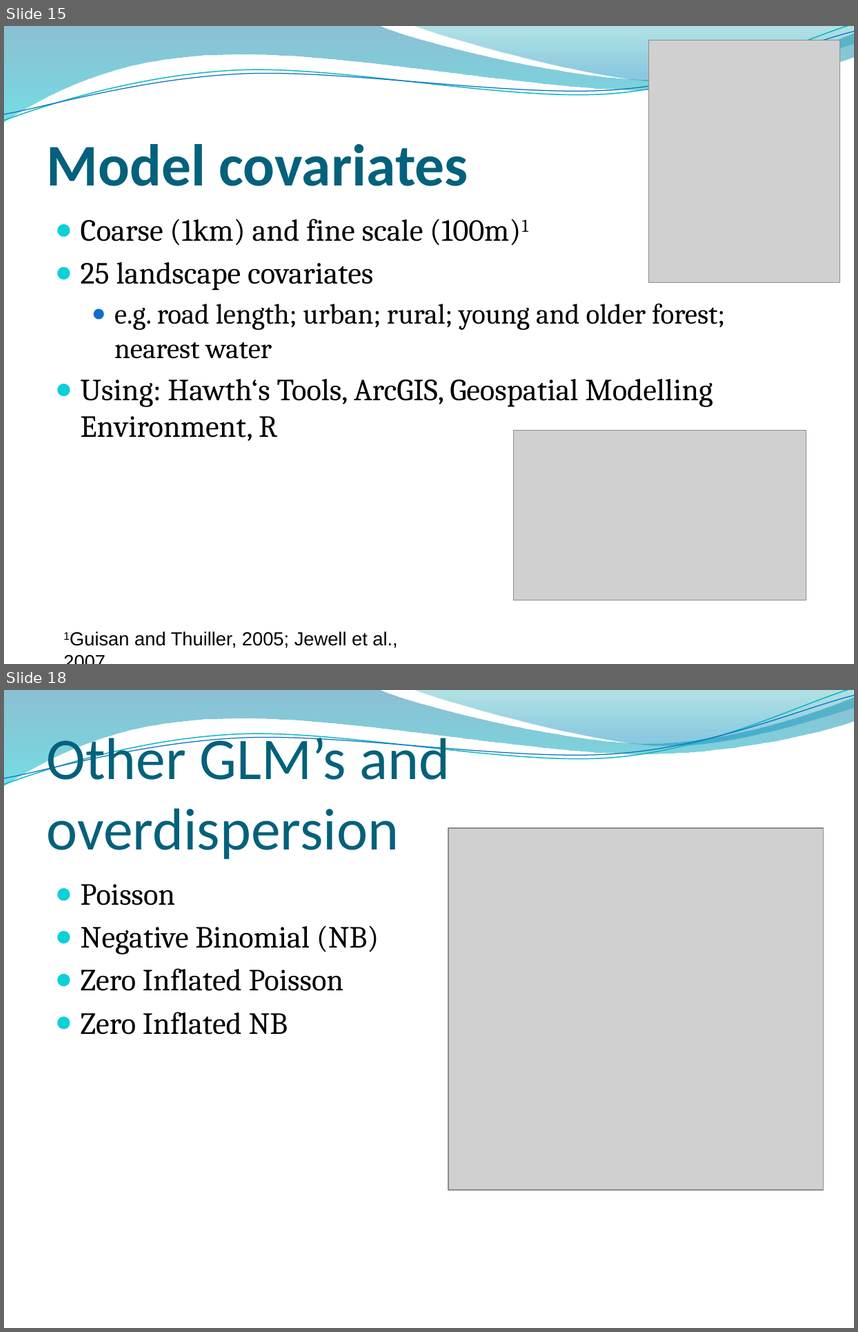
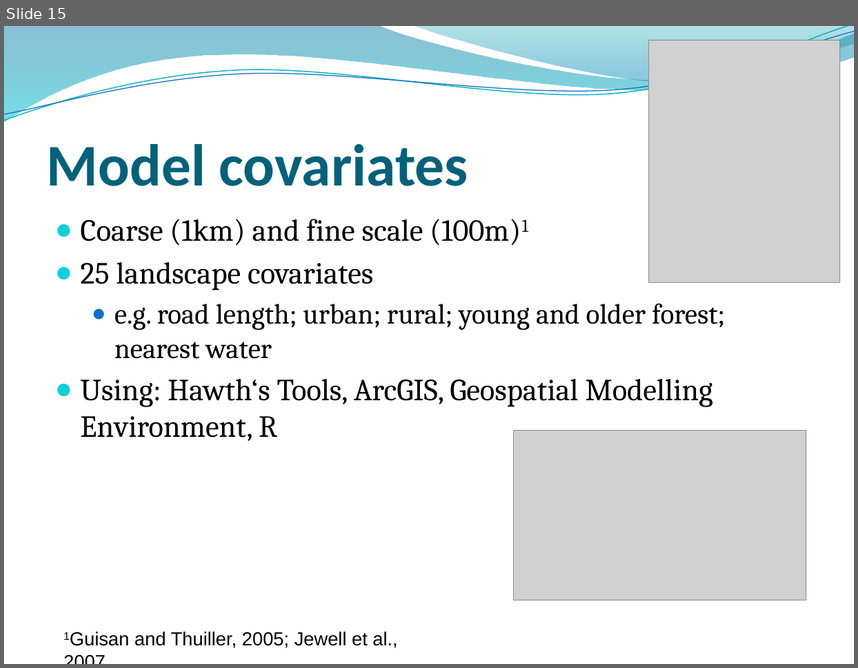
Before and after one commit to ricschuster/R_Workshop_Vienna_2018_02, a slide deck: ppts/Topic 8 Generalized Linear Models.pptx. Shown one above the other, each under a label of ours: slides 15 and 18 before the commit, slide 15 after it; the slides between them are not shown. The pictures are 858x1332 and 858x668 pixels, drawn with LibreOffice and Linux fonts; fonts in the diff are those of the drawing; grey boxes stand for pictures; background and template pictures are left out. Boxes give left, top, right and bottom in pixels: in the first picture for what was removed or moved away, otherwise in the second. Text is boxed around its words. In the diff, an @@ line names an element or a change of style, - is before the commit and + after.

```diff
--- a/ppts/Topic 8 Generalized Linear Models.pptx
+++ b/ppts/Topic 8 Generalized Linear Models.pptx
@@ slide 18 removed at [4,690,854,1328], background picture (left out); not listed: 4 template elements that a slide beside it also shows @@
@@ title removed at [47,730,450,859] @@
-Other GLM’s and overdispersion
@@ picture removed at [448,828,824,1189] @@
@@ text removed at [81,884,379,1034] @@
-● Poisson
-● Negative Binomial (NB)
-● Zero Inflated Poisson
-● Zero Inflated NB
```
Also in this commit, not shown: 14 slides changed, 4 other files.
